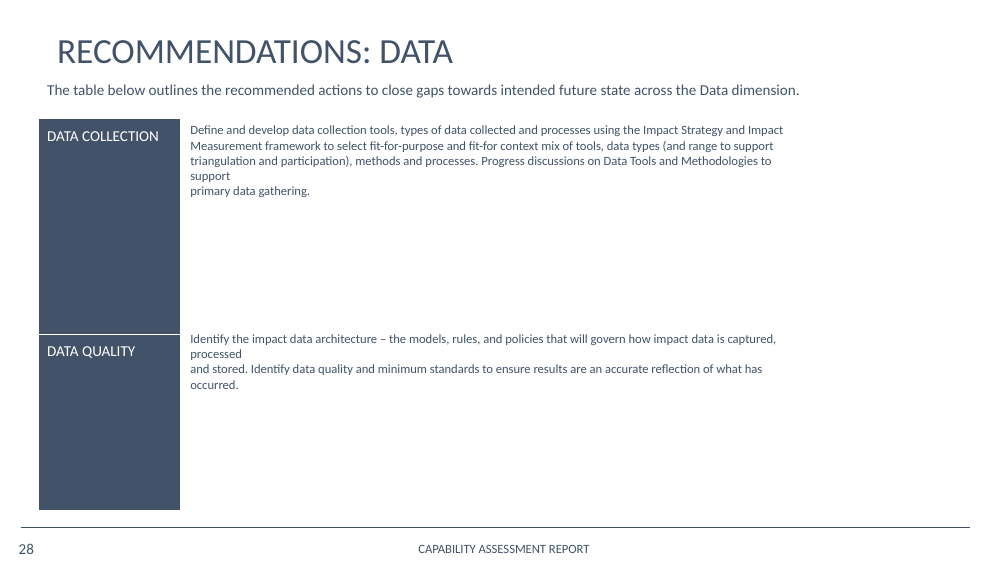
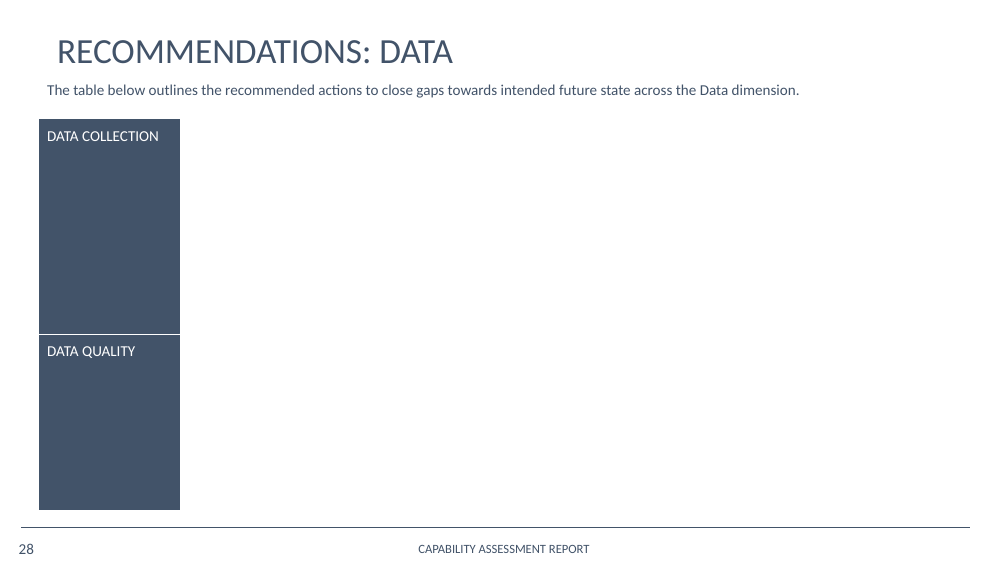
Before and after one commit to opus-meum/power-automate, a slide deck: slide 28 of Capability Assessment Report.pptx. Drawn at 1008x567 pixels with LibreOffice and Linux fonts; fonts in the diff are those of the drawing; background and template pictures are left out. Boxes give left, top, right and bottom in pixels: in the first picture for what was removed or moved away, otherwise in the second. Text is boxed around its words. In the diff, an @@ line names an element or a change of style, - is before the commit and + after.

```diff
--- a/Capability Assessment Report.pptx
+++ b/Capability Assessment Report.pptx
@@ text removed at [190, 125, 783, 197] @@
-Define and develop data collection tools, types of data collected and processes using the Impact Strategy and Impact
-Measurement framework to select fit-for-purpose and fit-for context mix of tools, data types (and range to support
-triangulation and participation), methods and processes. Progress discussions on Data Tools and Methodologies to support
-primary data gathering.
@@ text removed at [190, 334, 777, 389] @@
-Identify the impact data architecture – the models, rules, and policies that will govern how impact data is captured, processed
-and stored. Identify data quality and minimum standards to ensure results are an accurate reflection of what has occurred.
```
Also in this commit, not shown: 13 other slides changed, 10 other files.
